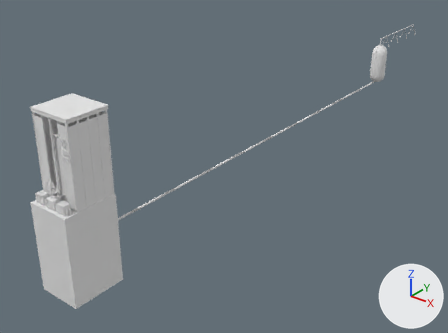
One commit to the COLLADA model objects3d/objective_artificialglacier.dae: the scene before it, then after it.
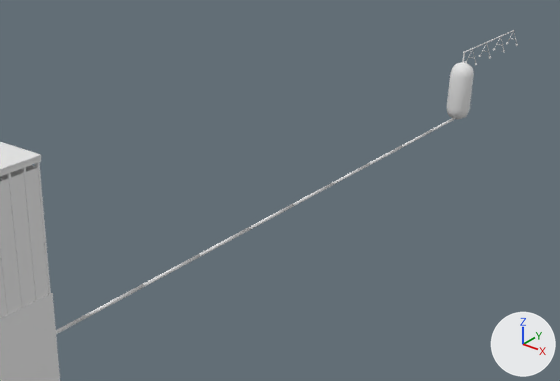
Each version is shown whole from a 50 mm camera at (3264.0, -2435.0, 2191.0) aimed at (-340.0, 2070.0, -602.0), then close up on the part from 18% to 99% of the width and 2% to 75% of the height. The lights are fixed; the arrows at lower right show +X, +Y and +Z. Where no turn or scale is listed for an object, it has been applied to the vertices.

The older version as bpy lines, for what is in view:
```python
ob_artificialglacier = bpy.data.objects.new('ArtificialGlacier', me_artificialglaciermesh)
ob_artificialglacier.location = (13.0, -15.0, -84.0)
ob_artificialglacier.rotation_euler = (-1.571, 0.0, 0.0)  # degrees (-90, 0, 0)
ob_hyperloop002 = bpy.data.objects.new('HyperLoop002', me_hyperloop002mesh)
ob_hyperloop002.parent = ob_hyperloop1
ob_hyperloop002.location = (0.000093, 0.0, 618.6)
ob_hyperloop003 = bpy.data.objects.new('HyperLoop003', me_hyperloop003mesh)
ob_hyperloop003.parent = ob_hyperloop002
ob_hyperloop003.location = (0.000102, 0.0, 656.7)
ob_hyperloop004 = bpy.data.objects.new('HyperLoop004', me_hyperloop004mesh)
ob_hyperloop004.parent = ob_hyperloop003
ob_hyperloop004.location = (0.000102, 0.0, 657.1)
ob_hyperloop005 = bpy.data.objects.new('HyperLoop005', me_hyperloop005mesh)
ob_hyperloop005.parent = ob_hyperloop004
ob_hyperloop005.location = (0.000102, 0.0, 656.5)
ob_hyperloop06 = bpy.data.objects.new('HyperLoop06', me_hyperloop06mesh)
ob_hyperloop06.parent = ob_hyperloop005
ob_hyperloop06.location = (-0.194, -0.0000372, 660.0)
ob_hyperloop07 = bpy.data.objects.new('HyperLoop07', me_hyperloop07mesh)
ob_hyperloop07.parent = ob_hyperloop06
ob_hyperloop07.location = (0.000102, 0.0, 654.4)
ob_hyperloop08 = bpy.data.objects.new('HyperLoop08', me_hyperloop08mesh)
ob_hyperloop08.parent = ob_hyperloop07
ob_hyperloop08.location = (0.000104, 0.0, 656.7)
ob_hyperloop1 = bpy.data.objects.new('HyperLoop1', me_hyperloop1mesh)
ob_hyperloop1.parent = ob_artificialglacier
ob_hyperloop1.location = (8.759, 195.8, 27.88)
ob_hyperloop1.scale = (1.46, 1.46, 0.727)
# also in view: 'Solar4' at (-4.0, -10.0, 737.0); 'Irrigation1' at (12.0, 4759.0, -68.0)
```
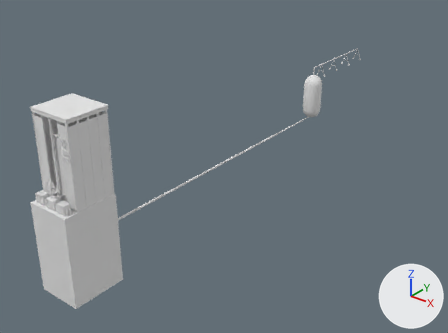
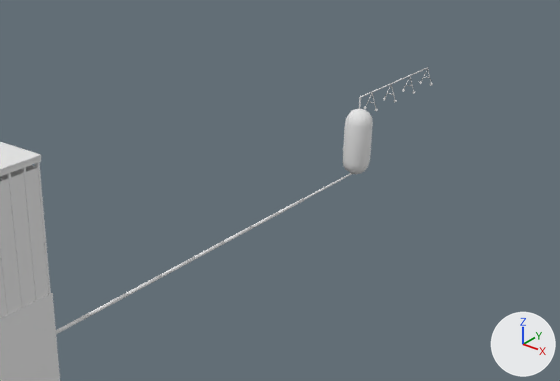
Where the newer file only moved an object's origin or applied its transform, the numbers keep the older frame.

What changed in the scene script:
```text
Change me_hyperloop1mesh:
    used by ob_hyperloop1; parent = ob_artificialglacier; location = (8.759, 195.8, 27.88); scale = (1.46, 1.46, 0.727)
    remove me_hyperloop1mesh.from_pydata(...)  # 16 vertices, 28 faces; spans x -7.0..7.0, y -7.0..7.0, z -37.0..621.0
    add me_hyperloop1mesh.from_pydata(...)  # 16 vertices, 28 faces; spans x -10.0..10.0, y -10.0..10.0, z -16.0..265.0
    me_hyperloop1mesh part 1: the whole mesh is rebuilt
Change me_hyperloop002mesh:
    used by ob_hyperloop002; parent = ob_hyperloop1; location = (0.000093, 0.0, 618.6)
    remove me_hyperloop002mesh.from_pydata(...)  # 16 vertices, 28 faces; spans x -7.0..7.0, y -7.0..7.0, z -1.0..658.0
    add me_hyperloop002mesh.from_pydata(...)  # 16 vertices, 28 faces; spans x -10.0..10.0, y -10.0..10.0, z 0.0..281.0
    me_hyperloop002mesh part 2: the whole mesh is rebuilt
Change me_hyperloop003mesh:
    used by ob_hyperloop003; parent = ob_hyperloop002; location = (0.000102, 0.0, 656.7)
    remove me_hyperloop003mesh.from_pydata(...)  # 16 vertices, 28 faces; spans x -7.0..7.0, y -7.0..7.0, z 1.0..659.0
    add me_hyperloop003mesh.from_pydata(...)  # 16 vertices, 28 faces; spans x -10.0..10.0, y -10.0..10.0, z 0.0..281.0
    me_hyperloop003mesh part 3: the whole mesh is rebuilt
Change me_hyperloop004mesh:
    used by ob_hyperloop004; parent = ob_hyperloop003; location = (0.000102, 0.0, 657.1)
    remove me_hyperloop004mesh.from_pydata(...)  # 16 vertices, 28 faces; spans x -7.0..7.0, y -7.0..7.0, z 0.0..659.0
    add me_hyperloop004mesh.from_pydata(...)  # 16 vertices, 28 faces; spans x -10.0..10.0, y -10.0..10.0, z 0.0..281.0
    me_hyperloop004mesh part 4: the whole mesh is rebuilt
Change me_hyperloop005mesh:
    used by ob_hyperloop005; parent = ob_hyperloop004; location = (0.000102, 0.0, 656.5)
    remove me_hyperloop005mesh.from_pydata(...)  # 16 vertices, 28 faces; spans x -7.0..7.0, y -7.0..7.0, z 2.0..660.0
    add me_hyperloop005mesh.from_pydata(...)  # 16 vertices, 28 faces; spans x -10.0..10.0, y -10.0..10.0, z 1.0..282.0
    me_hyperloop005mesh part 5: the whole mesh is rebuilt
Change me_hyperloop06mesh:
    used by ob_hyperloop06; parent = ob_hyperloop005; location = (-0.194, -0.0000372, 660.0)
    remove me_hyperloop06mesh.from_pydata(...)  # 16 vertices, 28 faces; spans x -7.0..7.0, y -7.0..7.0, z -1.0..657.0
    add me_hyperloop06mesh.from_pydata(...)  # 16 vertices, 28 faces; spans x -10.0..10.0, y -10.0..10.0, z -1.0..281.0
    me_hyperloop06mesh part 6: the whole mesh is rebuilt
Change me_hyperloop07mesh:
    used by ob_hyperloop07; parent = ob_hyperloop06; location = (0.000102, 0.0, 654.4)
    remove me_hyperloop07mesh.from_pydata(...)  # 16 vertices, 28 faces; spans x -7.0..7.0, y -7.0..7.0, z -1.0..658.0
    add me_hyperloop07mesh.from_pydata(...)  # 16 vertices, 28 faces; spans x -10.0..10.0, y -10.0..10.0, z 0.0..281.0
    me_hyperloop07mesh part 7: the whole mesh is rebuilt
Change me_hyperloop08mesh:
    used by ob_hyperloop08; parent = ob_hyperloop07; location = (0.000104, 0.0, 656.7)
    remove me_hyperloop08mesh.from_pydata(...)  # 16 vertices, 28 faces; spans x -7.0..7.0, y -7.0..7.0, z 1.0..659.0
    add me_hyperloop08mesh.from_pydata(...)  # 16 vertices, 28 faces; spans x -10.0..10.0, y -10.0..10.0, z 0.0..281.0
    me_hyperloop08mesh part 8: the whole mesh is rebuilt
Change me_hyperloop9mesh:
    used by ob_hyperloop9; parent = ob_hyperloop08; location = (0.000102, 0.0, 657.1)
    remove me_hyperloop9mesh.from_pydata(...)  # 16 vertices, 28 faces; spans x -7.0..7.0, y -7.0..7.0, z 0.0..659.0
    add me_hyperloop9mesh.from_pydata(...)  # 16 vertices, 28 faces; spans x -10.0..10.0, y -10.0..10.0, z 0.0..281.0
    me_hyperloop9mesh part 9: the whole mesh is rebuilt
Change ob_hyperloop1:
    remove ob_hyperloop1.parent = ob_artificialglacier
    ob_hyperloop1.scale: (1.46, 1.46, 0.727) -> (1.0, 1.0, 1.0)
    ob_hyperloop1.location: (8.759, 195.8, 27.88) -> (21.36, -15.31, -279.5)
    ob_hyperloop1.rotation_euler: (0.0, 0.0, 0.0) -> (-1.571, 0.0, 0.0)  # degrees (0, 0, 0) -> degrees (-90, 0, 0)
Change ob_hyperloop002:
    ob_hyperloop002.location: (0.000093, 0.0, 618.6) -> (-0.0000465, 0.0, 264.0)
Change ob_hyperloop003:
    ob_hyperloop003.location: (0.000102, 0.0, 656.7) -> (0.0, 0.0, 280.3)
Change ob_hyperloop004:
    ob_hyperloop004.location: (0.000102, 0.0, 657.1) -> (0.0, 0.0, 280.5)
Change ob_hyperloop005:
    ob_hyperloop005.location: (0.000102, 0.0, 656.5) -> (0.0, 0.0, 280.2)
Change ob_hyperloop06:
    ob_hyperloop06.location: (-0.194, -0.0000372, 660.0) -> (-0.283, -0.0000496, 281.7)
Change ob_hyperloop07:
    ob_hyperloop07.location: (0.000102, 0.0, 654.4) -> (0.000184, 0.0, 279.3)
Change ob_hyperloop08:
    ob_hyperloop08.location: (0.000104, 0.0, 656.7) -> (0.000149, 0.0, 280.3)
Change ob_hyperloop9:
    ob_hyperloop9.location: (0.000102, 0.0, 657.1) -> (0.000149, 0.0, 280.5)
Change ob_hyperloop010:
    ob_hyperloop010.location: (0.000102, 0.0, 656.5) -> (0.000102, 0.0, 278.4)
Change ob_irrigation1:
    ob_irrigation1.location: (12.0, 4759.0, -305.0) -> (21.0, 3150.0, -295.0)
Change ob_rotator1:
    ob_rotator1.location: (8.0, 4760.0, 253.0) -> (17.0, 3151.0, 263.0)
Change ob_sprinkler1:
    ob_sprinkler1.location: (4.0, 4760.0, 248.0) -> (13.0, 3151.0, 258.0)
```

Boxes [x1, y1, x2, y2] around the edits, measured in the close-ups (560 x 381 px):
'Irrigation1', moved
    before: [447, 62, 474, 119]
    after: [343, 109, 373, 174]
'Sprinkler1', moved
    before: [463, 30, 518, 65]
    after: [359, 67, 433, 111]
'HyperLoop003', moved, turned, rescaled
    before: [143, 254, 200, 287]
    after: [89, 293, 128, 316]
'HyperLoop002', moved, turned, rescaled
    before: [79, 284, 144, 321]
    after: [56, 313, 90, 334]
'HyperLoop004', moved, turned, rescaled
    before: [199, 227, 250, 257]
    after: [126, 274, 163, 296]
'HyperLoop005', moved, turned, rescaled
    before: [249, 204, 294, 230]
    after: [162, 257, 195, 277]
'HyperLoop06', reshaped, moved, turned, rescaled
    before: [293, 182, 334, 206]
    after: [194, 241, 225, 259]
'HyperLoop07', reshaped, moved, turned, rescaled
    before: [333, 163, 370, 184]
    after: [224, 226, 253, 243]
'HyperLoop08', reshaped, moved, turned, rescaled
    before: [369, 146, 402, 166]
    after: [252, 211, 280, 228]
'HyperLoop010', moved, turned, rescaled
    before: [431, 117, 456, 132]
    after: [304, 173, 353, 200]
'HyperLoop9', reshaped, moved, turned, rescaled
    before: [401, 130, 432, 148]
    after: [279, 198, 304, 214]
'HyperLoop1', moved, turned, rescaled (not visible afterwards)
    before: [56, 318, 81, 334]
'Rotator1', moved
    before: [462, 52, 465, 63]
    after: [359, 97, 361, 109]
